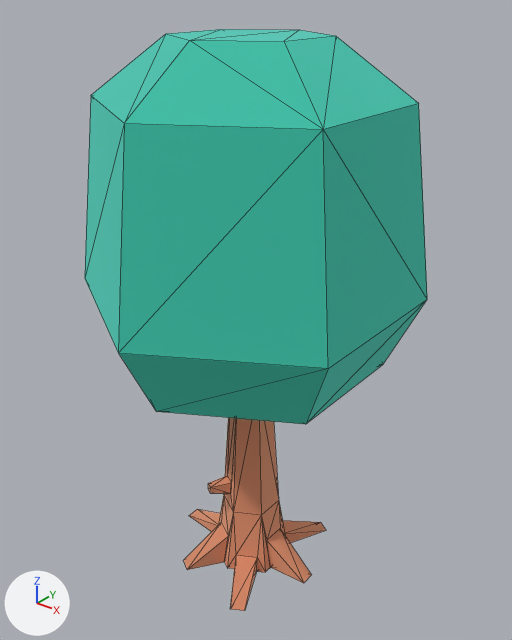
The glTF model assets/props/nature/tree_oak.glb: old version first, new version second.
Both versions are drawn from a camera (50 mm lens) standing at (0.88, -1.081, 1.273) and looking at (0.001, 0.018, 0.591). Arrows for +X, +Y and +Z are at lower left; the lights stay in place. The picture after the commit comes second. Mesh edges are drawn as thin lines. Where no turn or scale is listed for an object, it has been applied to the vertices. Vertices at exactly the same position are counted once.

The first picture shows 'tree_oak'.
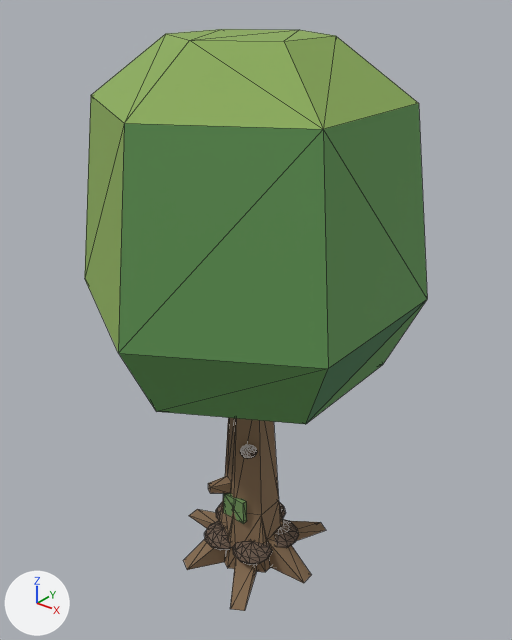
What differs and where, as boxes [x1, y1, x2, y2] in the pictures (512 x 640 px):
part 1 of me_mesh_tree_oak, added (brown)
    after: [275, 519, 299, 548]
part 2 of me_mesh_tree_oak, added (mostly hidden)
    after: [279, 502, 286, 519]
part 3 of me_mesh_tree_oak, added (mostly hidden)
    after: [216, 502, 222, 520]
part 4 of me_mesh_tree_oak, added (brown)
    after: [205, 521, 232, 550]
part 5 of me_mesh_tree_oak, added (brown)
    after: [233, 541, 272, 565]
part 6 of me_mesh_tree_oak, added
    after: [240, 445, 257, 458]
part 7 of me_mesh_tree_oak, added (green)
    after: [223, 493, 247, 524]
part 8 of me_mesh_tree_oak, recoloured (cyan to green)
    both: [85, 29, 418, 351]
part 9 of me_mesh_tree_oak, recoloured (cyan to green)
    both: [118, 103, 427, 424]
part 10 of me_mesh_tree_oak, recoloured
    both: [306, 300, 426, 423]
part 11 of me_mesh_tree_oak, recoloured (darker)
    both: [183, 418, 326, 611]

What the commit changed:
Material 'bark.001' (mat_bark_001) is new.
Its base color is (0.24, 0.15, 0.08) (brown #866c50).
Its roughness is 0.9.
Material 'barkDark.001' (mat_barkdark_001) is new.
Its base color is (0.15, 0.1, 0.07) (brown #6c594b).
Its roughness is 0.9.
Material 'leafDark.001' (mat_leafdark_001) is new.
Its base color is (0.06, 0.2, 0.08) (dark green #457c50).
Its roughness is 0.8.
Material 'leafMid.001' (mat_leafmid_001) is new.
Its base color is (0.12, 0.31, 0.09) (green #619755).
Its roughness is 0.8.
Material 'leafLight.001' (mat_leaflight_001) is new.
Its base color is (0.26, 0.42, 0.1) (green #8bad59).
Its roughness is 0.8.
Material 'moss.001' (mat_moss_001) is new.
Its base color is (0.16, 0.3, 0.1) (green #6f9559).
Its roughness is 0.95.
me_mesh_tree_oak is used by ob_tree_oak; location (0.0, 0.0, -0.05).
me_mesh_tree_oak had 100 vertices, 196 faces and spanned x -0.32..0.32, y -0.37..0.37, z 0.0..1.226.
me_mesh_tree_oak now has 480 vertices, 928 faces and spans x -0.32..0.32, y -0.37..0.37, z 0.0..1.226.
me_mesh_tree_oak part 1: a new loose piece, a UV sphere (12 segments, 6 rings, poles along z) spanning x 0.019..0.117, y -0.02..0.078, z 0.04..0.084, in mat_barkdark_001 (brown #6c594b).
me_mesh_tree_oak part 2: a new loose piece, a UV sphere (12 segments, 6 rings, poles along z) spanning x -0.055..0.043, y 0.024..0.122, z 0.04..0.084, in mat_barkdark_001 (brown #6c594b).
me_mesh_tree_oak part 3: a new loose piece, a UV sphere (12 segments, 6 rings, poles along z) spanning x -0.121..-0.023, y -0.032..0.066, z 0.04..0.084, in mat_barkdark_001 (brown #6c594b).
me_mesh_tree_oak part 4: a new loose piece, a UV sphere (12 segments, 6 rings, poles along z) spanning x -0.087..0.011, y -0.112..-0.014, z 0.04..0.084, in mat_barkdark_001 (brown #6c594b).
me_mesh_tree_oak part 5: a new loose piece, a UV sphere (12 segments, 6 rings, poles along z) spanning x -0.001..0.097, y -0.105..-0.007, z 0.04..0.084, in mat_barkdark_001 (brown #6c594b).
me_mesh_tree_oak part 6: a new loose piece, a UV sphere (12 segments, 6 rings, poles along z) spanning x 0.019..0.058, y -0.076..-0.036, z 0.334..0.362, in mat_barkdark_001 (brown #6c594b).
me_mesh_tree_oak part 7: a new loose piece, a box spanning x -0.032..0.032, y -0.068..-0.056, z 0.14..0.201, in mat_moss_001 (green #6f9559).
me_mesh_tree_oak part 8: 21 faces spanning x -0.32..0.32, y -0.37..0.37, z 0.723..1.226 switch from mat_leafsgreen (cyan #70e6d6) to mat_leaflight_001 (green #8bad59).
me_mesh_tree_oak part 9: 28 faces spanning x -0.32..0.32, y -0.37..0.37, z 0.5..1.113 switch from mat_leafsgreen (cyan #70e6d6) to mat_leafmid_001 (green #619755).
me_mesh_tree_oak part 10: 15 faces spanning x -0.252..0.32, y -0.37..0.291, z 0.5..0.723 switch from mat_leafsgreen (cyan #70e6d6) to mat_leafdark_001 (dark green #457c50).
me_mesh_tree_oak part 11: 132 faces spanning x -0.206..0.176, y -0.187..0.187, z 0.0..0.5 switch from mat_woodbark (beige #f2be9e) to mat_bark_001 (brown #866c50).
me_mesh_tree_oak gains material mat_barkdark_001 (brown #6c594b).
me_mesh_tree_oak gains material mat_moss_001 (green #6f9559).
Object 'tmpParent' (ob_tmpparent) is deleted.
